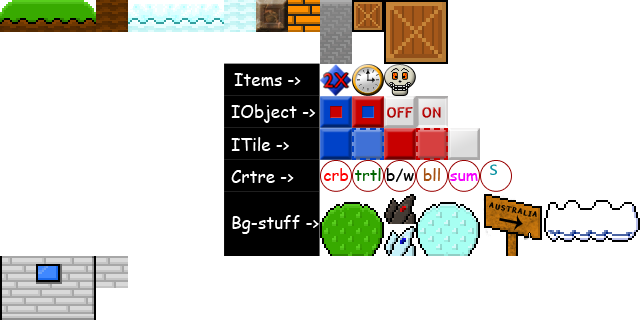
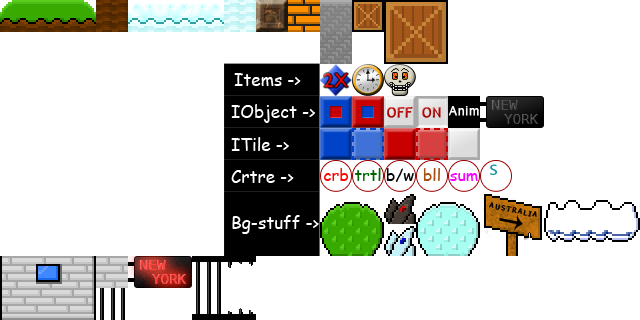
Comparing the layer stacks of the two 640×320 images. Changes:
added layer "Layer 35" above "Shape 1 copy" over (100, 288, 125, 320)
added layer "Shape 1 copy" (1st of 2) above "Layer 34" over (192, 256, 256, 320)
added layer "Layer 34" above "Anim" over (480, 96, 544, 128)
added layer "Anim" above "Shape 3" over (448, 106, 479, 116)
added layer "Shape 3" above "road" over (448, 96, 480, 128)
added layer "Layer 33" above "Layer 32" over (128, 256, 192, 288)
